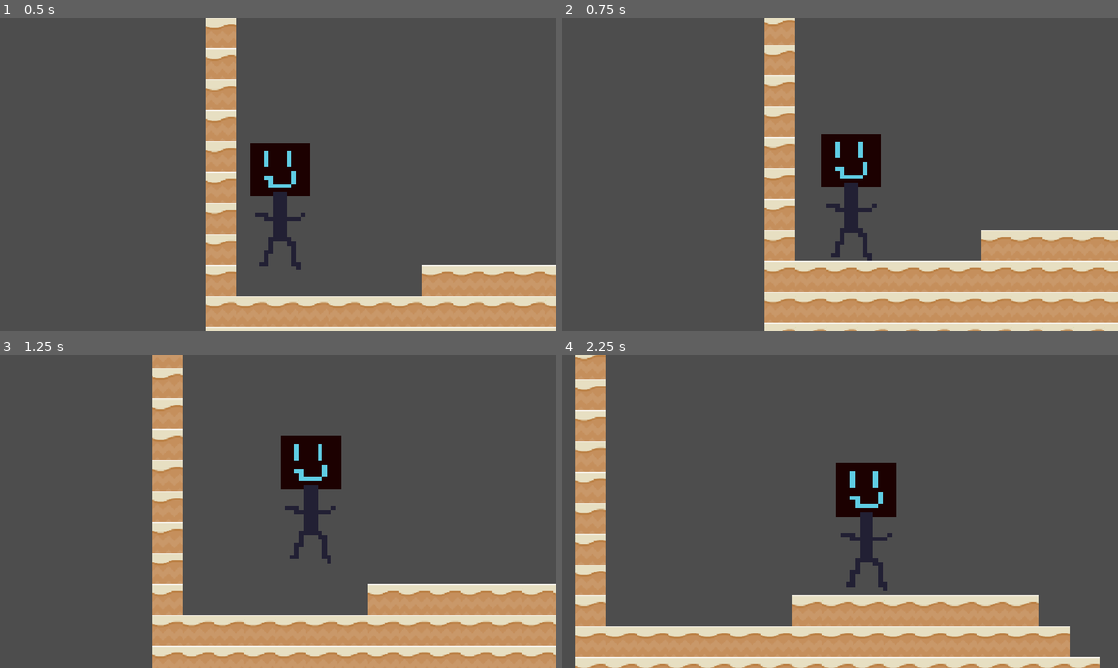
Above: before the commit, frames 1-4 (two rows, left to right).
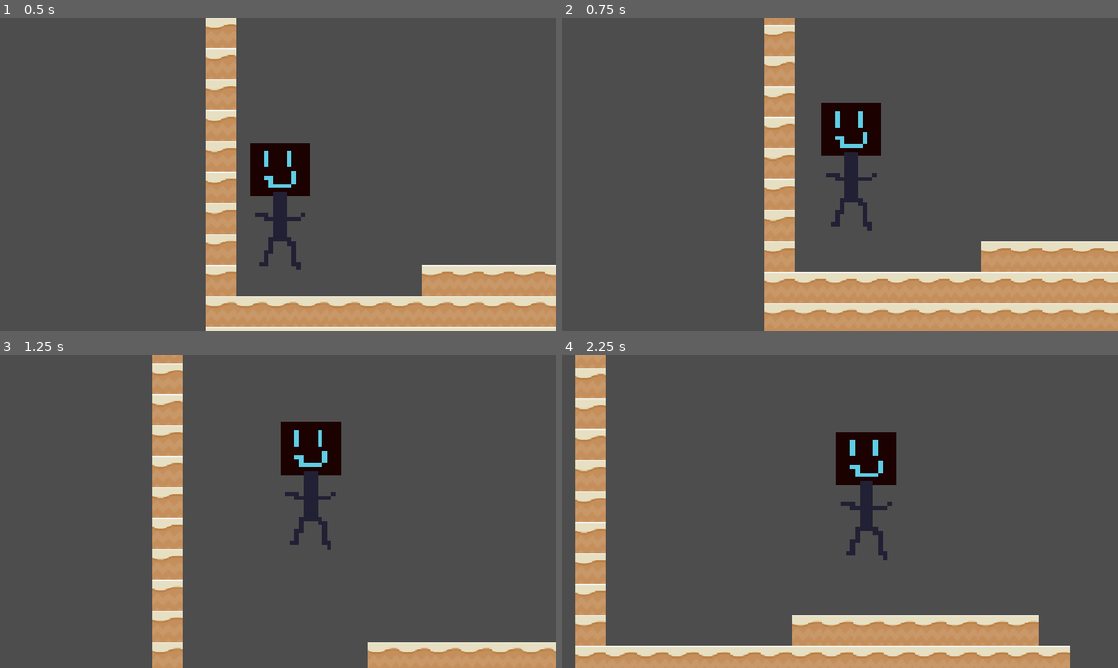
Above: after the commit, the same moments.

Repository: Reprogram2911/BouncyCastle
Game: Godot game, scene res://main.tscn
Two runs of this game, one before a commit and one after it. Both use one fixed random seed, a clock stepped at 60 frames per second and the inputs below.
Inputs:
- Up to frame 1 (0.5 s): no input
- Up to frame 2 (0.75 s): tap Enter (ui_accept) at 0.5 s; hold Right (ui_right) from 0.53 s (still down)
- Up to frame 3 (1.25 s): keep holding Right (ui_right); tap Enter (ui_accept) at 0.77 s
- Up to frame 4 (2.25 s): tap Enter (ui_accept) at 1.52 s; release Right (ui_right) at 2.03 s; hold Left (ui_left) from 2.03 s (still down)

Frame 1 is identical in both runs. In frame 2, 17% of the frame differs, in the area x 36-100%, y 0-100%; in frame 3, 17%; in frame 4, 20%, in the area x 2-97%, y 0-100%.

Commit message:
stuff

Diff:
--- a/bounce_logic.gd
+++ b/bounce_logic.gd
@@ -1,12 +1,16 @@
 class_name BounceLogic
 
-const START_SPEED := 450.0
 const BOUNCE_DAMPING := 0.9
 const JUMP_GROWTH := 1.2
-const MIN_BOUNCE_SPEED := 350.0
-const MAX_BOUNCE_SPEED := 1000.0
+const MIN_BOUNCE_SPEED := 400.0
+const MAX_BOUNCE_SPEED := INF
+const DOWN_DAMPING := 0.6
+const DOWN_MIN_BOUNCE_SPEED := 150.0
 
 
-static func bounce_velocity(impact_speed: float, boosted: bool) -> float:
+static func bounce_velocity(impact_speed: float, boosted: bool, down_held: bool) -> float:
+	if down_held:
+		return -clampf(impact_speed * DOWN_DAMPING, DOWN_MIN_BOUNCE_SPEED, MAX_BOUNCE_SPEED)
+
 	var factor := JUMP_GROWTH if boosted else BOUNCE_DAMPING
 	return -clampf(impact_speed * factor, MIN_BOUNCE_SPEED, MAX_BOUNCE_SPEED)
--- /dev/null
+++ b/kill_zone.gd
@@ -0,0 +1,10 @@
+class_name KillZone
+extends Area2D
+
+
+func _ready() -> void:
+	body_entered.connect(_on_body_entered)
+
+
+func _on_body_entered(_body: Node2D) -> void:
+	get_tree().reload_current_scene.call_deferred()
--- a/player.gd
+++ b/player.gd
@@ -1,7 +1,6 @@
 extends CharacterBody2D
 
 
-var started := false
 var was_on_floor := false
 var last_impact_speed := 0.0
 var window := JumpWindow.new()
@@ -17,24 +16,19 @@
 	if just_pressed:
 		window.press()
 
-	if not started and is_on_floor() and just_pressed:
-		velocity.y = -BounceLogic.START_SPEED
-		started = true
-		window.consume()
-
 	var direction := Input.get_axis("ui_left", "ui_right")
 	velocity.x = MovementLogic.horizontal_velocity(velocity.x, direction, delta)
 
 	var impact_speed := velocity.y
 	move_and_slide()
 
-	if started and is_on_floor() and not was_on_floor:
+	if is_on_floor() and not was_on_floor:
 		var boosted := Input.is_action_pressed("ui_accept") or window.pressed_recently()
-		velocity.y = BounceLogic.bounce_velocity(impact_speed, boosted)
+		velocity.y = BounceLogic.bounce_velocity(impact_speed, boosted, Input.is_action_pressed("ui_down"))
 		last_impact_speed = impact_speed
 		window.register_landing(boosted)
-	elif started and just_pressed and window.landed_recently():
-		velocity.y = BounceLogic.bounce_velocity(last_impact_speed, true)
+	elif just_pressed and window.landed_recently():
+		velocity.y = BounceLogic.bounce_velocity(last_impact_speed, true, Input.is_action_pressed("ui_down"))
 		window.consume()
 
 	was_on_floor = is_on_floor()
Not shown, added: kill_zone.gd.uid
